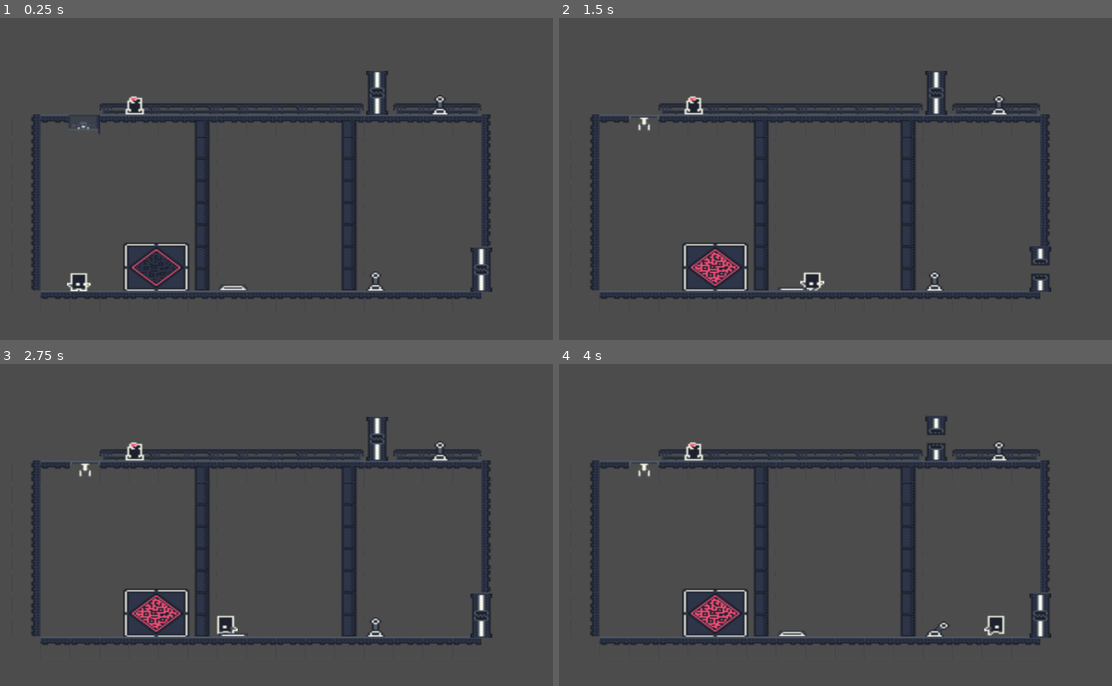
Above: before the commit, frames 1-4 (two rows, left to right).
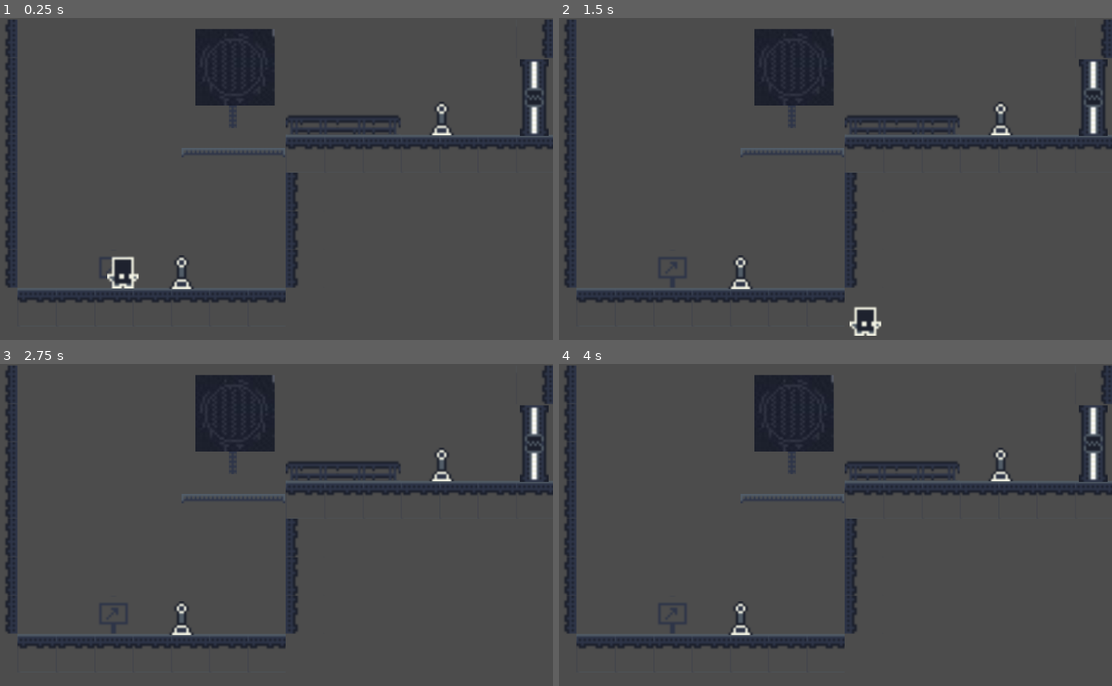
Above: after the commit, the same moments.

Repository: JuanG10/minion3
Game: Godot game, scene res://escenas/niveles/Tutorial 1 mecanicas_basicas.tscn
Same seed, same stepped clock (60 frames per second), same inputs: the game is played once before the commit and once after it. Before the commit the project starts from res://escenas/niveles/Nivel 1.tscn.
Inputs:
- Up to frame 1 (0.25 s): no input
- Up to frame 2 (1.5 s): tap Enter at 0.5 s; hold Right (ui_right) from 0.53 s (still down); tap X (Accionar_palanca) at 0.6 s; tap Up (ui_up) at 0.77 s; tap Space (Impulso) at 1.35 s
- Up to frame 3 (2.75 s): tap Up (ui_up) at 1.52 s; release Right (ui_right) at 2.03 s; hold Left (ui_left) from 2.03 s (still down); tap X (Accionar_palanca) at 2.1 s
- Up to frame 4 (4 s): release Left (ui_left) at 2.78 s; hold Right (ui_right) from 2.78 s (still down); tap Space (Impulso) at 2.85 s; tap Up (ui_up) at 3.02, 3.77 s; tap X (Accionar_palanca) at 3.6 s

The runs differ from the first frame. In frame 1, 19% of the frame differs, in the area x 1-100%, y 0-89%; in frame 2, 19%, in the area x 1-100%, y 0-99%; in frame 3, 19%; in frame 4, 19%.

Commit message:
tutorial1ComoEscenaPrincipal

Diff:
--- a/project.godot
+++ b/project.godot
@@ -16,7 +16,7 @@
 [application]
 
 config/name="Minion 3"
-run/main_scene="res://escenas/niveles/Nivel 1.tscn"
+run/main_scene="res://escenas/niveles/Tutorial 1 mecanicas_basicas.tscn"
 
 [autoload]
 
